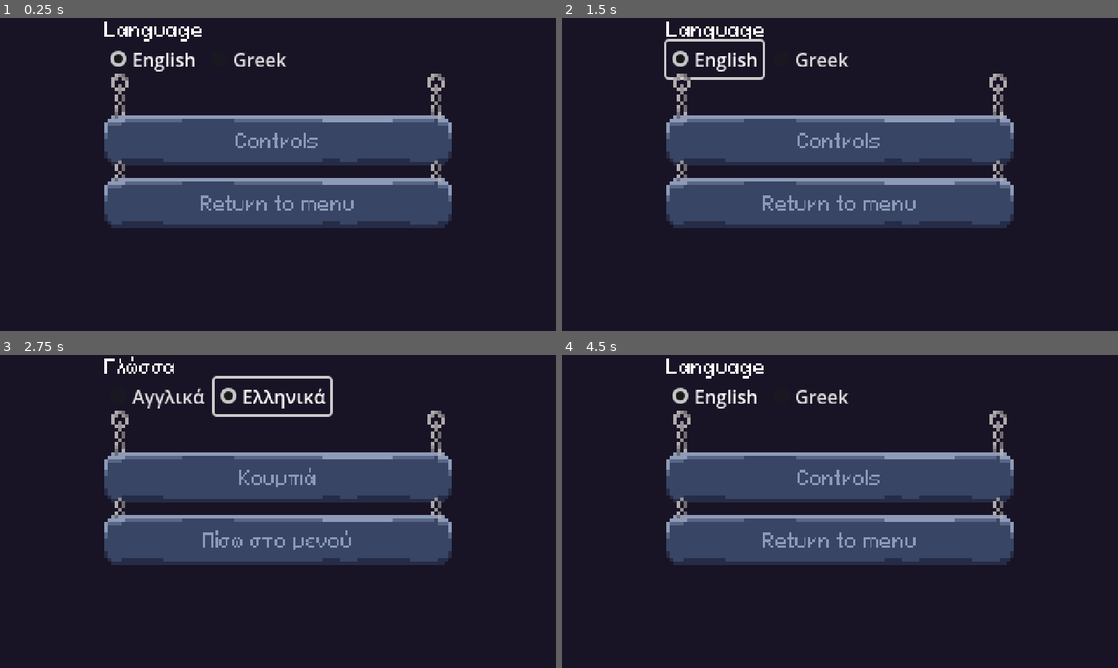
Above: before the commit, frames 1-4 (two rows, left to right).
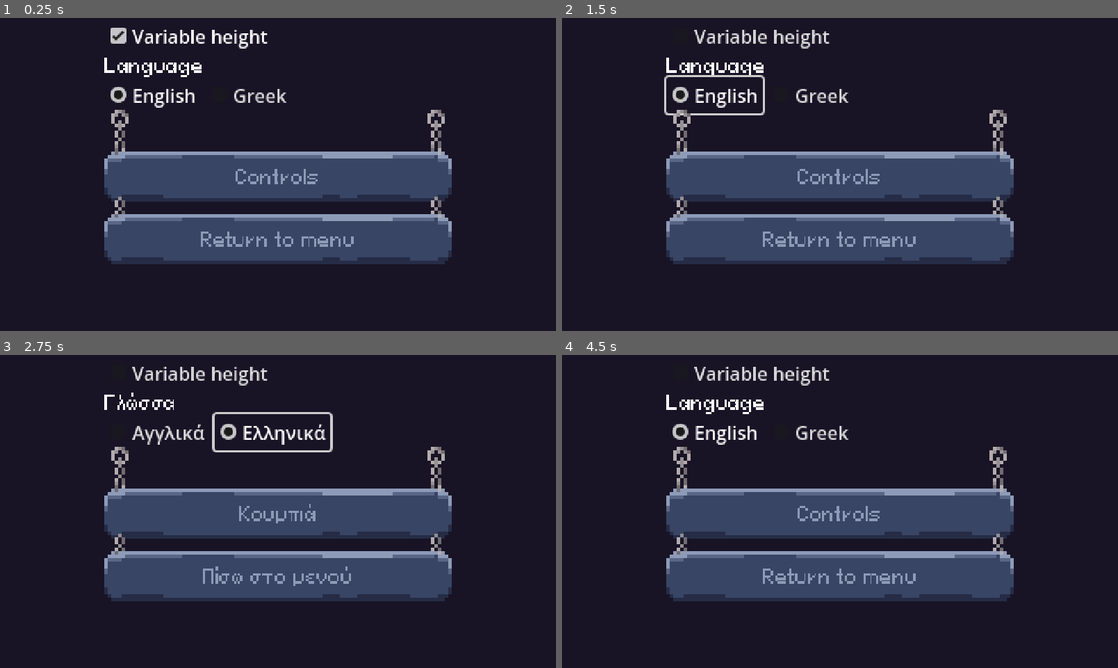
Above: after the commit, the same moments.

Repository: Orama-Interactive/Bubble-Wizard
Game: Godot game, scene res://src/Menu/settings.tscn
Same seed, same stepped clock (60 frames per second), same inputs: the game is played once before the commit and once after it. This scene is started directly instead of the project's main scene.
Inputs (mouse positions are in pixels of both pictures, inside the frame that each line leads up to):
- Up to frame 1 (0.25 s): no input
- Up to frame 2 (1.5 s): click (840, 36) at 0.5 s, where only the run after the commit has a clickable "Variable height"; click "English" at 1.25 s
- Up to frame 3 (2.75 s): click "Greek" at 2 s
- Up to frame 4 (4.5 s): click "Αγγλικά" at 2.75 s; click "Return to menu" at 3.5 s; click "Settings" at 4.25 s

The runs differ from the first frame. In frame 1, 29% of the frame differs, in the area x 18-82%, y 1-79%; in frame 2, 29%; in frame 3, 30%, in the area x 18-82%, y 0-79%; in frame 4, 29%.

Commit message:
Add variable height setting

Diff:
--- a/src/GameManager.gd
+++ b/src/GameManager.gd
@@ -8,6 +8,7 @@
 ]
 
 var current_level_index := 0
+var variable_height := true
 
 
 func _ready() -> void:
--- a/src/Levels/level_1.gd
+++ b/src/Levels/level_1.gd
@@ -3,7 +3,6 @@
 @onready var arrow_keys_tutorial_label: Label = $ArrowKeysTutorialLabel
 @onready var jump_tutorial_label: Label = $JumpTutorialLabel
 @onready var jump_tutorial_label2: Label = $JumpTutorialLabel2
-@onready var player: Player = $Player
 
 
 func _ready() -> void:
@@ -15,4 +14,4 @@
 	)
 	jump_tutorial_label.text = tr(jump_tutorial_label.text) % [jump_string]
 	jump_tutorial_label2.text = tr(jump_tutorial_label2.text) % [jump_string]
-	jump_tutorial_label2.visible = player.variable_height
+	jump_tutorial_label2.visible = GameManager.variable_height
--- a/src/Menu/settings.gd
+++ b/src/Menu/settings.gd
@@ -1,5 +1,6 @@
 extends Panel
 
+@onready var variable_height_check_box: CheckBox = $MarginContainer/VBoxContainer/VariableHeightCheckBox
 @onready var languages: Container = $MarginContainer/VBoxContainer/Languages
 @onready var master_volume_slider: ValueSlider = %MasterVolumeSlider
 @onready var music_volume_slider: ValueSlider = %MusicVolumeSlider
@@ -7,6 +8,7 @@
 
 
 func _ready() -> void:
+	variable_height_check_box.button_pressed = GameManager.variable_height
 	var current_locale := TranslationServer.get_locale()
 	var loaded_locales := TranslationServer.get_loaded_locales()
 	var language_button_group := ButtonGroup.new()
@@ -51,3 +53,7 @@
 
 func _on_return_to_menu_button_pressed() -> void:
 	get_tree().change_scene_to_file("res://src/Menu/menu.tscn")
+
+
+func _on_variable_height_check_box_toggled(toggled_on: bool) -> void:
+	GameManager.variable_height = toggled_on
--- a/src/Menu/settings.tscn
+++ b/src/Menu/settings.tscn
@@ -26,6 +26,10 @@
 [node name="VBoxContainer" type="VBoxContainer" parent="MarginContainer"]
 layout_mode = 2
 theme_override_constants/separation = 0
+
+[node name="VariableHeightCheckBox" type="CheckBox" parent="MarginContainer/VBoxContainer"]
+layout_mode = 2
+text = "Variable height"
 
 [node name="LanguagesLabel" type="Label" parent="MarginContainer/VBoxContainer"]
 layout_mode = 2
@@ -113,6 +117,7 @@
 layout_mode = 2
 text = "Return to menu"
 
+[connection signal="toggled" from="MarginContainer/VBoxContainer/VariableHeightCheckBox" to="." method="_on_variable_height_check_box_toggled"]
 [connection signal="value_changed" from="MarginContainer/VBoxContainer/SettingsContainer/MasterVolumeSlider" to="." method="_on_volume_slider_value_changed" binds= [&"Master"]]
 [connection signal="value_changed" from="MarginContainer/VBoxContainer/SettingsContainer/MusicVolumeSlider" to="." method="_on_volume_slider_value_changed" binds= [&"Music"]]
 [connection signal="value_changed" from="MarginContainer/VBoxContainer/SettingsContainer/SoundsVolumeSlider" to="." method="_on_volume_slider_value_changed" binds= [&"Sounds"]]
--- a/src/player.gd
+++ b/src/player.gd
@@ -13,7 +13,6 @@
 @export_range(0.5, 3) var descending_gravity_factor := 1.1
 @export var terminal_velocity := 300.0
 @export var fall_damage_velocity := 290.0
-@export var variable_height := true
 @export_category("Bubble form")
 @export var bubble_speed := 120.0
 @export var bubble_vertical_speed := 1.0
@@ -160,7 +159,7 @@
 func _handle_jump() -> bool:
 	if Input.is_action_pressed(&"jump") and jump_buffer_timer.is_stopped() and can_move:
 		jump_pressed = true
-		if not variable_height:
+		if not GameManager.variable_height:
 			can_jump = false
 		jump_buffer_timer.start()
 	if Input.is_action_just_released(&"jump"):
@@ -172,7 +171,7 @@
 			jump_buffer_timer.stop()
 	if jump_pressed and can_jump:  # Jump
 		var final_jump_velocity := jump_velocity
-		if not variable_height:
+		if not GameManager.variable_height:
 			final_jump_velocity *= jump_velocity_no_variable_height_factor
 		if bubble_form:
 			just_jumped_off_bubble = true
